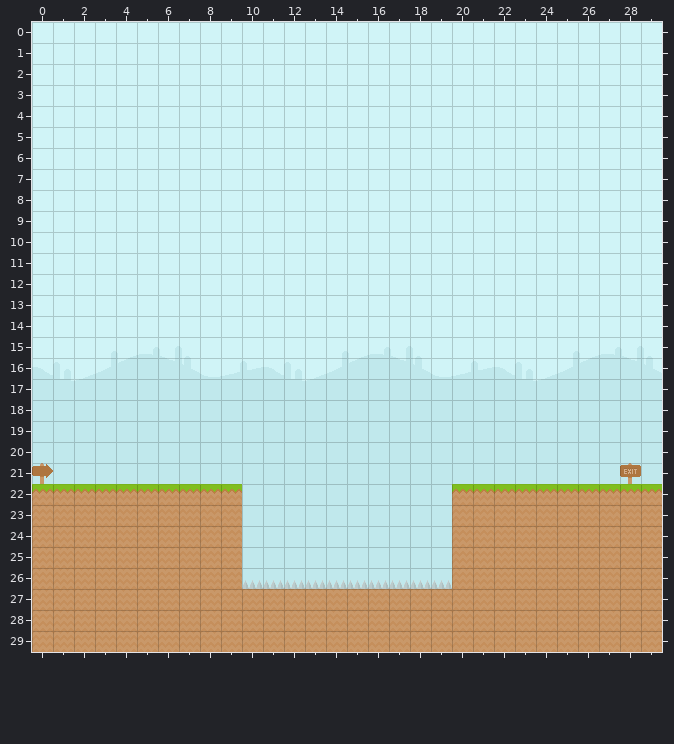
Level history. Tiled map: resources/level1.tmx. Above: the version before the commit.
Cells are 21x21 px. Shown: x 0..29, y 0..29.
And afterwards:
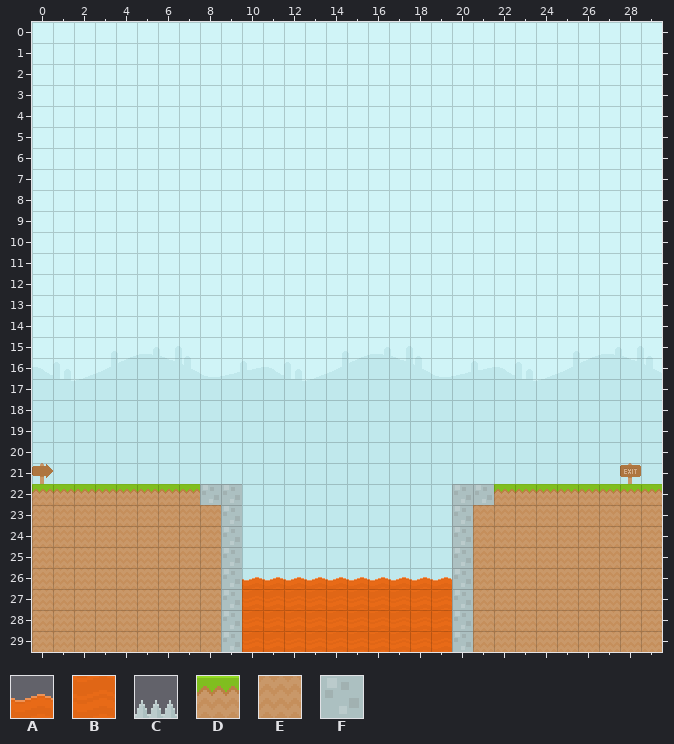
Key: from "spritesheet": A 13, B 42, C 70, D 123, E 152, F 332.
_ is an empty cell.
Tiles replaced or removed in this view: C, D, E.
The exact change:
Changed rows in their new state; . is an unchanged cell.
Layer "Tile Layer 1":
first column x 9:
26 F..........F
27 FBBBBBBBBBBF
28 FBBBBBBBBBBF
29 FBBBBBBBBBBF
Layer "Platforms":
first column x 8:
22 FF..........FF
23 .F..........F.
24 .F..........F.
25 .F..........F.
26 ._.........._.
27 .____________.
Layer "Spikes":
first column x 10:
26 AAAAAAAAAA
